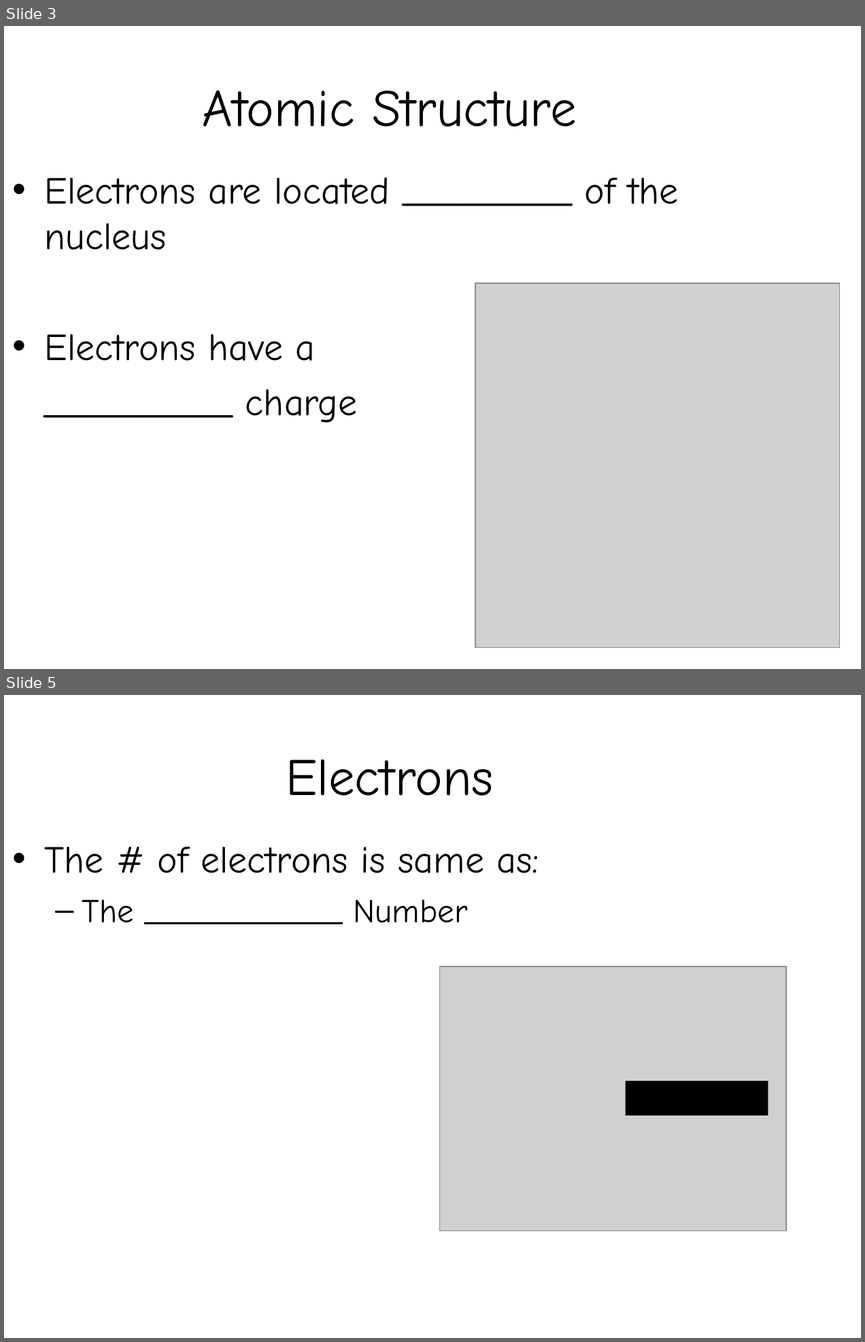
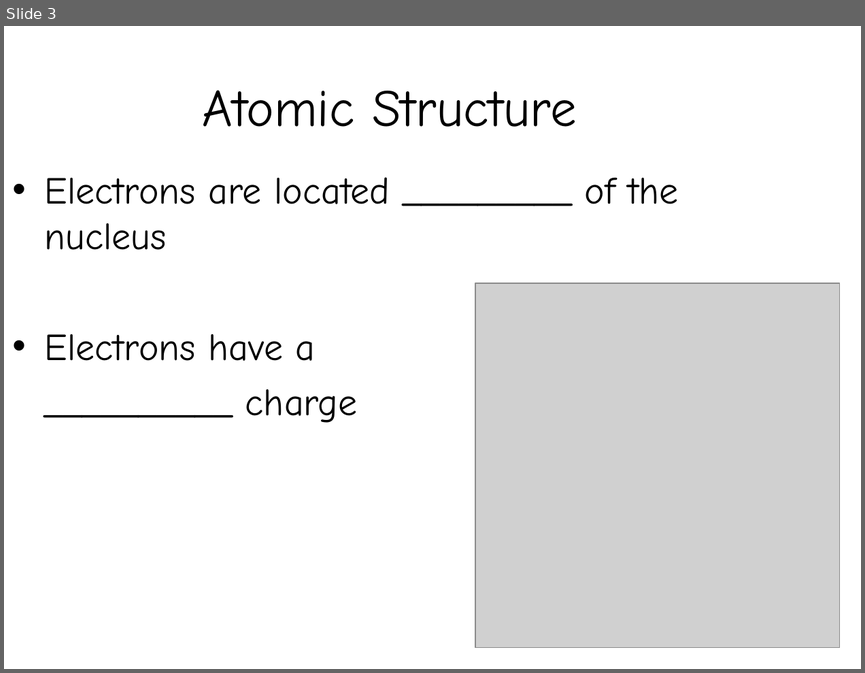
Before and after one commit to Greg5519/SNC1P0, a slide deck: 2 - First 20 Elements/L04 Protons & Electrons/First 20 Elements Part 2 Student.ppt. Shown one above the other, each under a label of ours: slides 3 and 5 before the commit, slide 3 after it; the slides between them are not shown. The pictures are 865x1342 and 865x673 pixels, drawn with LibreOffice and Linux fonts; fonts in the diff are those of the drawing; grey boxes stand for pictures. Boxes give left, top, right and bottom in pixels: in the first picture for what was removed or moved away, otherwise in the second. Text is boxed around its words. In the diff, an @@ line names an element or a change of style, - is before the commit and + after.

```diff
--- a/2 - First 20 Elements/L04 Protons & Electrons/First 20 Elements Part 2 Student.ppt
+++ b/2 - First 20 Elements/L04 Protons & Electrons/First 20 Elements Part 2 Student.ppt
@@ slide 5 removed at [4, 695, 861, 1338], background #FFFFFF @@
@@ title removed at [286, 759, 494, 796] @@
-Electrons
@@ text removed at [45, 847, 539, 923] @@
-• The # of electrons is same as:
-  – The ____________ Number
@@ picture removed at [439, 966, 785, 1231] @@
@@ rectangle removed at [626, 1081, 768, 1115] @@
```
Also in this commit, not shown: 1 slide changed, 3 other files.
